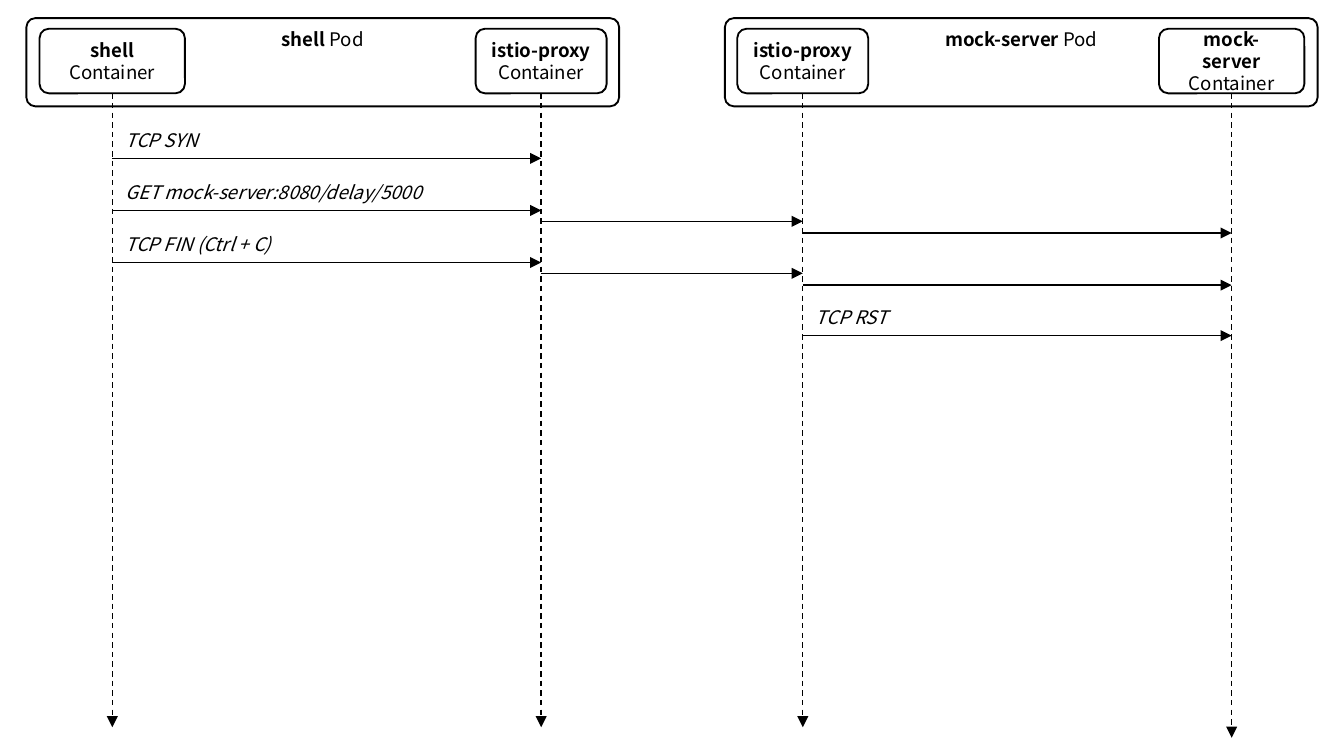
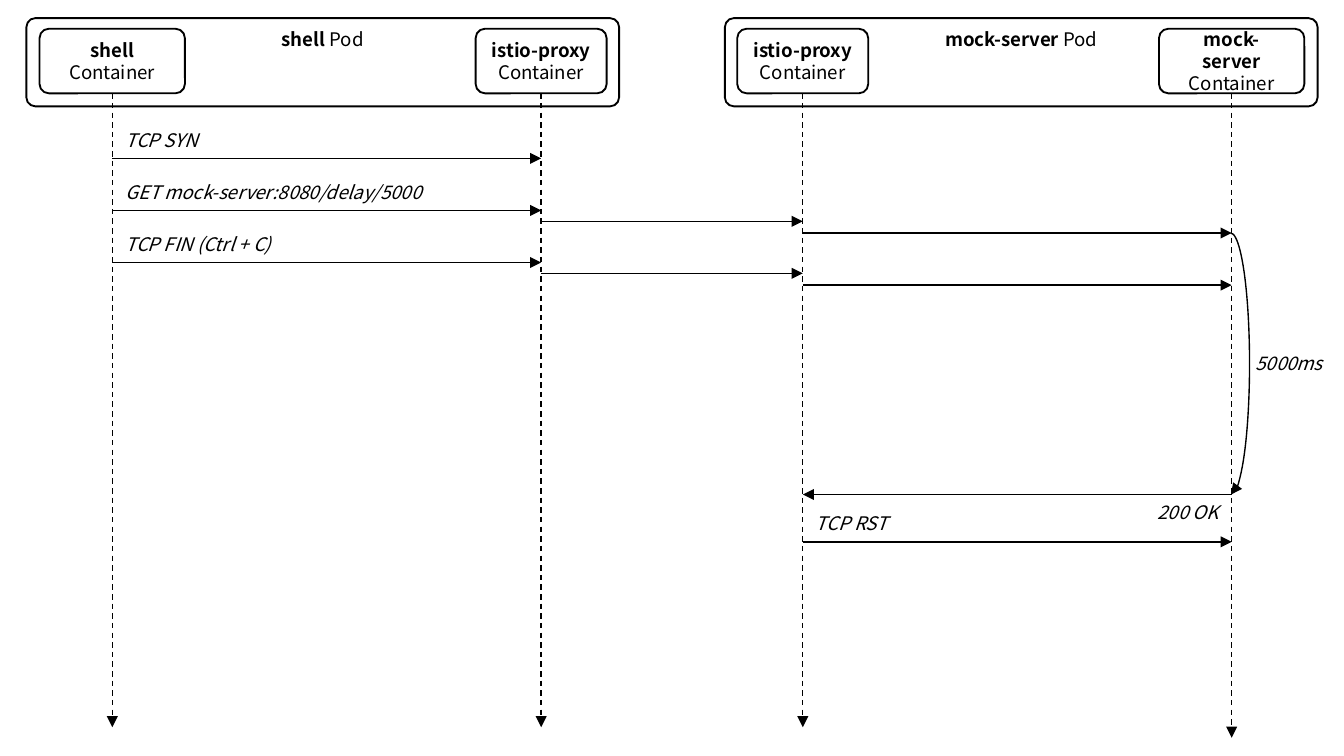
Before and after one commit to ssup2/blog-software, a slide deck: slide 5 of content/docs/theory-analysis/istio-sidecar-proxy-access-log/images/images.pptx. Drawn at 1344x756 pixels with LibreOffice and Linux fonts; fonts in the diff are those of the drawing. Boxes give left, top, right and bottom in pixels: in the first picture for what was removed or moved away, otherwise in the second. Text is boxed around its words. In the diff, an @@ line names an element or a change of style, - is before the commit and + after.

```diff
--- a/content/docs/theory-analysis/istio-sidecar-proxy-access-log/images/images.pptx
+++ b/content/docs/theory-analysis/istio-sidecar-proxy-access-log/images/images.pptx
@@ arc (boxed as its full ellipse) added at [1212,233,1250,495], outline #000000 0.75 pt @@
@@ text added at [1255,356,1322,371], 10 pt, text #000000, italic @@
+5000ms
@@ text "TCP RST": place and size @@
-text "TCP RST" at [816,310,887,325]
+text "TCP RST" at [816,516,887,531]
@@ arrow added from (1231, 495) to (802, 495), #000000 0.75 pt @@
@@ text added at [1158,505,1219,520], 10 pt, text #000000, italic @@
+200 OK
@@ arrow moved from (802, 336) - (1231, 336) to (802, 542) - (1231, 542) @@
```
Also in this commit, not shown: 3 other slides changed, 5 slides added, 9 other files.
